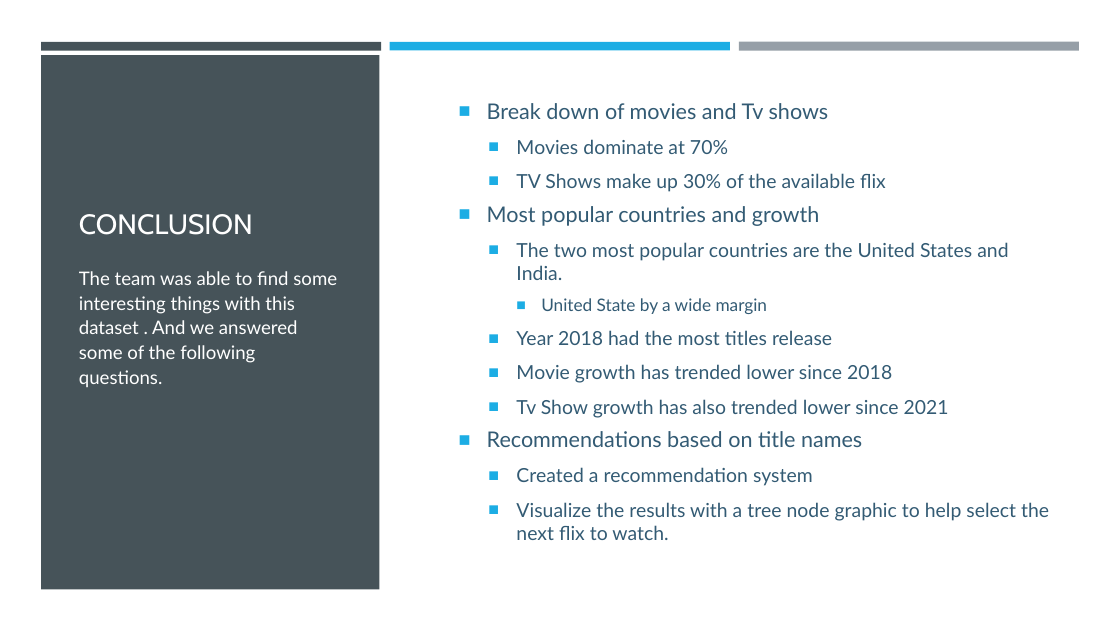
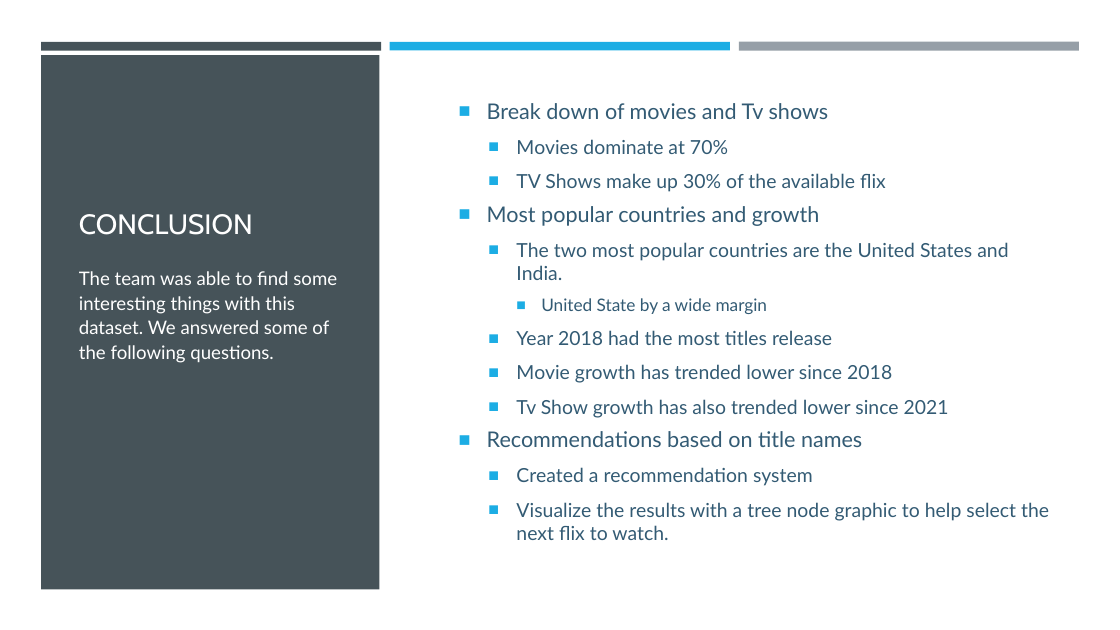
Before and after one commit to a-stockwell/CIDM6312-Project, a slide deck: slide 14 of review_of_netflix_movies_and_tv_shows.pptx. Drawn at 1120x630 pixels with LibreOffice and Linux fonts; fonts in the diff are those of the drawing. Boxes give left, top, right and bottom in pixels: in the first picture for what was removed or moved away, otherwise in the second. Text is boxed around its words. In the diff, an @@ line names an element or a change of style, - is before the commit and + after.

Commit message:
Updated Team Name and some punctuation

```diff
--- a/review_of_netflix_movies_and_tv_shows.pptx
+++ b/review_of_netflix_movies_and_tv_shows.pptx
@@ text at [79,271,337,363]: text changed @@
-The team was able to find some interesting things with this dataset . And we answered some of the following questions.
+The team was able to find some interesting things with this dataset. We answered some of the following questions.
```
Also in this commit, not shown: 1 other slide changed.
